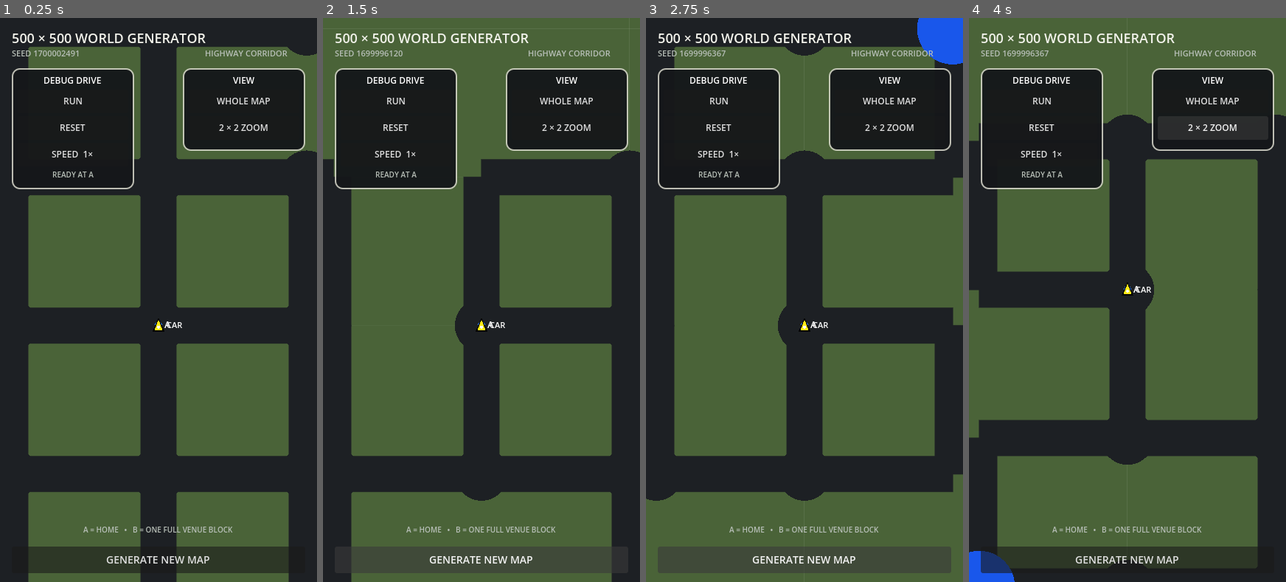
Above: before the commit, frames 1-4 (left to right).
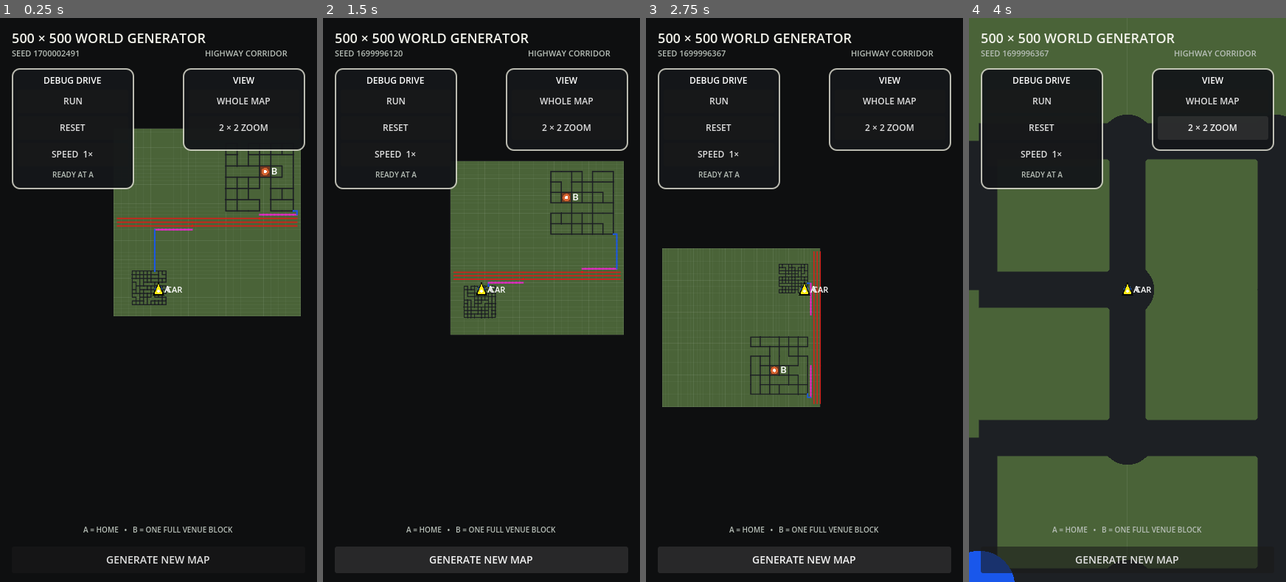
Above: after the commit, the same moments.

Repository: patrickcallahancomedy/comedian
Game: Godot game, scene res://scenes/drive/grid_world_prototype.tscn
Same seed, same stepped clock (60 frames per second), same inputs: the game is played once before the commit and once after it. This scene is started directly instead of the project's main scene.
Inputs:
- Up to frame 1 (0.25 s): no input
- Up to frame 2 (1.5 s): click "RUN" at 0.5 s; click "GENERATE NEW MAP" at 1.25 s
- Up to frame 3 (2.75 s): click "GENERATE NEW MAP" at 2 s
- Up to frame 4 (4 s): click "WHOLE MAP" at 2.75 s; click "2 × 2 ZOOM" at 3.5 s

The runs differ from the first frame. In frame 1, 43% of the frame differs, in the area x 8-100%, y 5-100%; in frame 2, 57%, in the area x 0-100%, y 0-100%; in frame 3, 49%; in frame 4, nothing differs.

Commit message:
Keep whole rotating world visible during drive

Diff:
--- a/godot/scripts/drive/grid_world_map.gd
+++ b/godot/scripts/drive/grid_world_map.gd
@@ -117,7 +117,7 @@
 	)
 	return Vector2(
 		size.x * 0.5,
-		TOP_MARGIN + available_height * 0.58
+		TOP_MARGIN + available_height * 0.5
 	)
 
 
@@ -199,6 +199,31 @@
 			TOP_MARGIN + (
 				available_height - map_size.y
 			) * 0.5
+		)
+		return
+
+	if drive_camera_enabled:
+		var world_size := float(generator.GRID_SIZE)
+		var corners := [
+			Vector2(0.0, 0.0),
+			Vector2(world_size, 0.0),
+			Vector2(world_size, world_size),
+			Vector2(0.0, world_size),
+		]
+
+		var max_abs_x := 1.0
+		var max_abs_y := 1.0
+		for corner_value in corners:
+			var corner: Vector2 = corner_value
+			var local := (
+				corner - drive_camera_world
+			).rotated(drive_camera_rotation)
+			max_abs_x = maxf(max_abs_x, absf(local.x))
+			max_abs_y = maxf(max_abs_y, absf(local.y))
+
+		map_scale = minf(
+			(available_width * 0.48) / max_abs_x,
+			(available_height * 0.48) / max_abs_y
 		)
 		return
 
